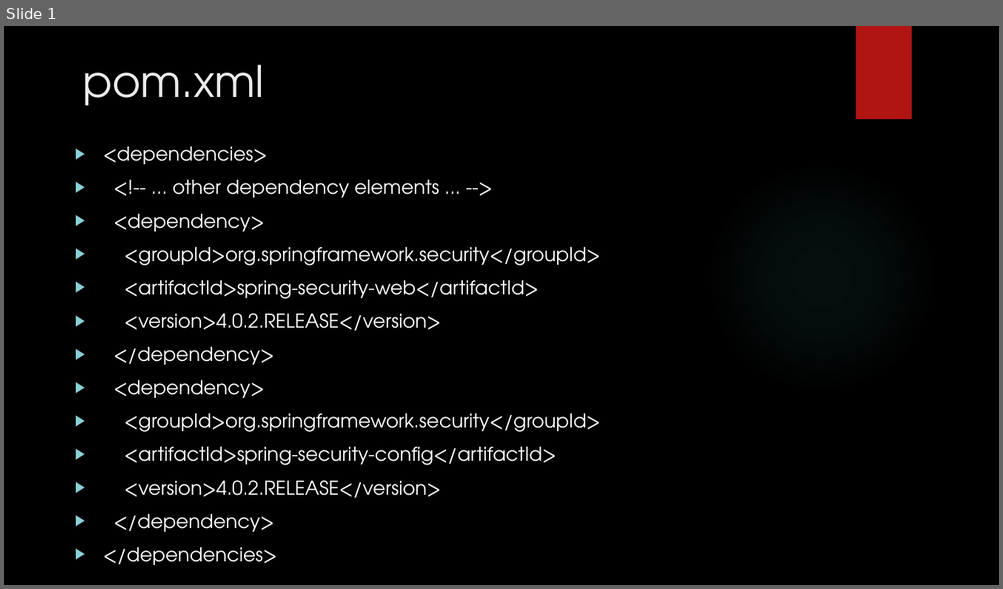
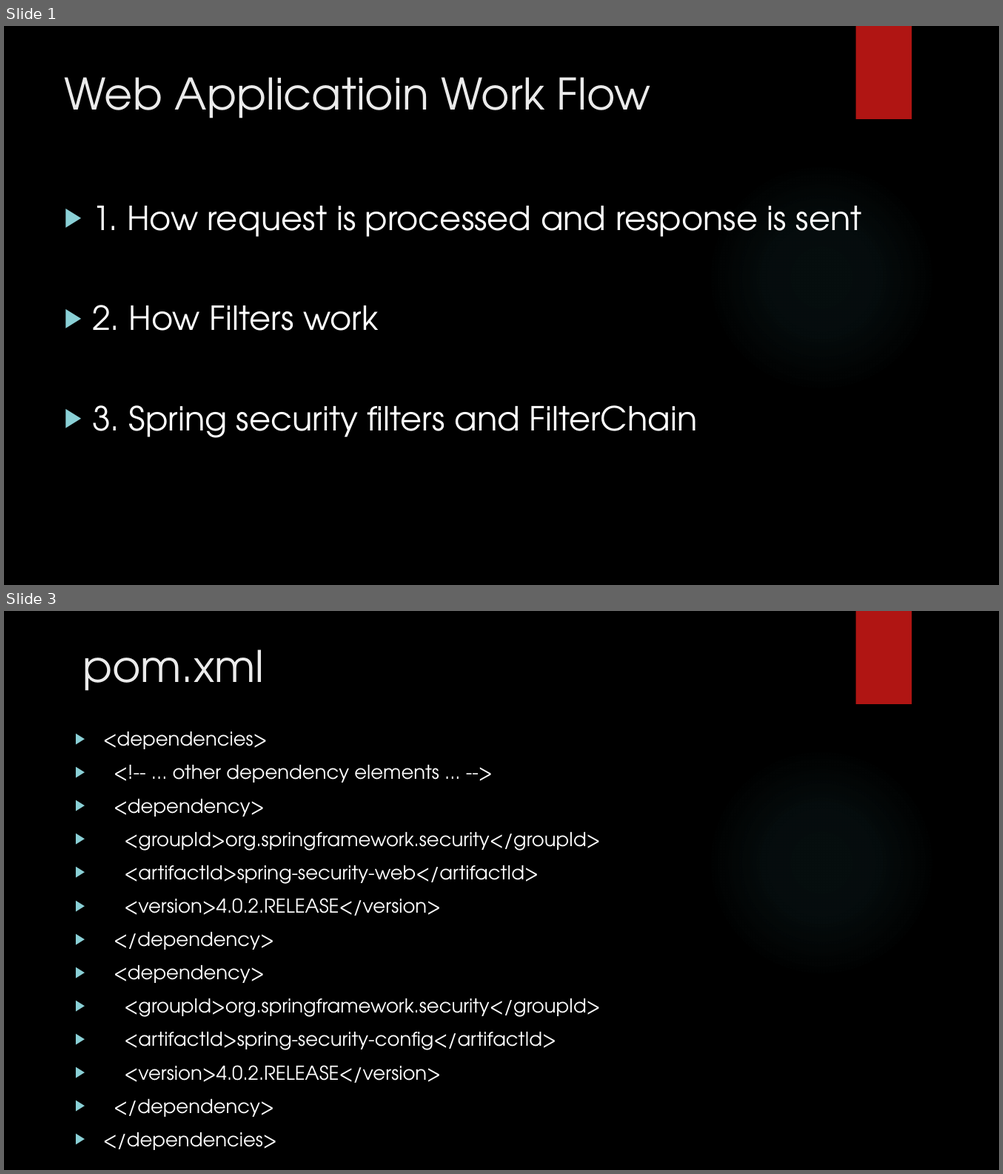
Before and after one commit to lyifan/jsct, a slide deck: doc/spring-security.pptx. Shown one above the other, each under a label of ours: slide 1 before the commit, slides 1 and 3 after it; the slides between them are not shown. The pictures are 1003x589 and 1003x1174 pixels, drawn with LibreOffice and Linux fonts; fonts in the diff are those of the drawing; background and template pictures are left out. Boxes give left, top, right and bottom in pixels: in the first picture for what was removed or moved away, otherwise in the second. Text is boxed around its words. In the diff, an @@ line names an element or a change of style, - is before the commit and + after.

```diff
--- a/doc/spring-security.pptx
+++ b/doc/spring-security.pptx
@@ slide 1 added at (4, 26, 999, 585), background picture (left out); not listed: 2 template elements that a slide beside it also shows @@
@@ title added at (64, 77, 651, 118), 42 pt, text #EBEBEB @@
+Web Applicatioin Work Flow
@@ text added at (92, 206, 862, 438), 32 pt, text #FFFFFF @@
+▶ 1. How request is processed and response is sent
+▶ 2. How Filters work
+▶ 3. Spring security filters and FilterChain
@@ what was slide 1 is now slide 3 @@
```
Also in this commit, not shown: 3 slides changed, 3 other slides added, 18 other files.
